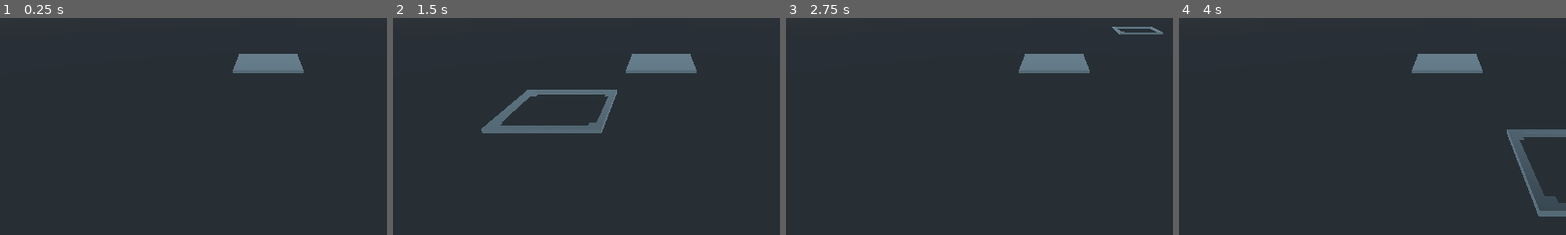
Above: before the commit, frames 1-4 (left to right).
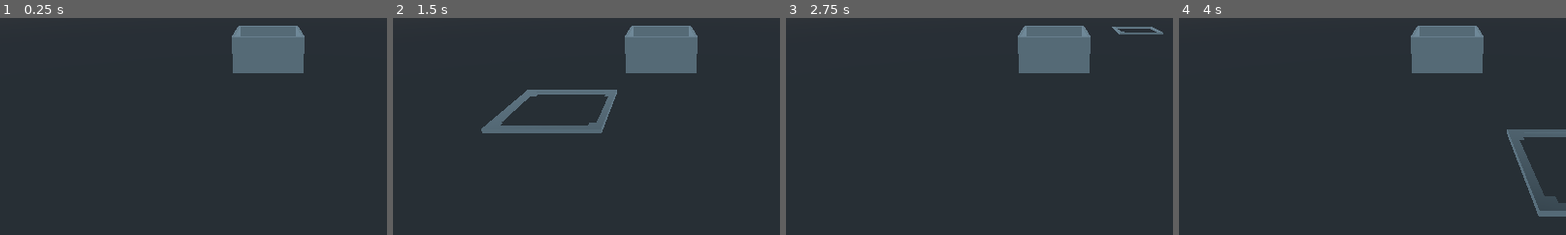
Above: after the commit, the same moments.

Repository: newnoiseworks/TowerStory
Game: Godot game, scene res://Scenes/Prototype.tscn
The game is run twice, just before and just after one commit, with the same random seed, the same clock (stepped at 60 frames per second) and the same inputs.
Inputs (mouse positions are % of the whole screen's width and height, from its top left):
- Up to frame 1 (0.25 s): no input
- Up to frame 2 (1.5 s): tap Enter (ui_accept) at 0.5, 0.77, 1.25 s; move the mouse to (72, 45) at 0.52 s; tap Alt at 0.6 s; click (72, 45) at 0.67 s; drag from (30, 55) to (45, 70) at 1.27 s
- Up to frame 3 (2.75 s): tap Enter (ui_accept) at 2 s; move the mouse to (60, 28) at 2.02 s; tap Shift at 2.1 s; click (60, 28) at 2.17 s
- Up to frame 4 (4 s): tap Enter (ui_accept) at 2.75, 3.5, 3.77 s; drag from (45, 70) to (20, 35) at 2.77 s; move the mouse to (80, 65) at 3.52 s; tap Ctrl at 3.6 s; click (80, 65) at 3.67 s
The pictures show only the part of the screen within x 15-65%, y 26-76%; the shares and areas given below are measured in that part.

The runs differ from the first frame. In frame 1, 2.5% of the frame differs, in the area x 59-79%, y 3-24%; in frame 2, 2.5%; in frame 3, 2.5%; in frame 4, 2.5%.

Commit message:
adds walls to floor area

Diff:
--- a/Scenes/Prototype.gd
+++ b/Scenes/Prototype.gd
@@ -6,7 +6,8 @@
 	{ # first indent level first story -- towers should always be ascending, no floating floors
 		0: { # first story x (tile)
 			0: { # first story z (tile)
-				"type": "floor"
+				"type": "floor",
+				# "object": godot object
 			}
 		}
 	}
@@ -25,6 +26,10 @@
 	for x in floor_data:
 		for z in floor_data[x]:
 			_add_floor_piece_at(global_transform.origin + Vector3(x, 0, z), true)
+
+	for x in floor_data:
+		for z in floor_data[x]:
+			_add_wall_to_piece_at_edges(x, z)
 
 
 func _on_floor_input_event(_camera, event, position, _normal, _shape_idx):
@@ -54,24 +59,50 @@
 	var x = int(target.x)
 	var z = int(target.z)
 
-	if !startup and !_can_add_floor_piece_at(x, z):
-		return
+	if !startup and !_can_add_floor_piece_at(x, z): return
 
 	if !floor_data.has(x): floor_data[x] = {}
 
-	floor_data[x][z] = { "type": "floor" }
+	var floor_piece = floor_piece_packed.instance()
 
-	var floor_piece = floor_piece_packed.instance()
+	floor_data[x][z] = {
+		"type": "floor",
+		"object": floor_piece
+	}
 
 	add_child(floor_piece)
 
 	floor_piece.global_transform.origin = target
 
+	_add_wall_to_piece_at_edges(x, z)
+
+	if !startup:
+		var edges = _is_piece_an_edge(x, z)
+
+		if edges[SIDE.XUP] == 0: _add_wall_to_piece_at_edges(x+MULTIPLE, z)
+		if edges[SIDE.XDOWN] == 0: _add_wall_to_piece_at_edges(x-MULTIPLE, z)
+		if edges[SIDE.ZUP] == 0: _add_wall_to_piece_at_edges(x, z+MULTIPLE)
+		if edges[SIDE.ZDOWN] == 0: _add_wall_to_piece_at_edges(x, z-MULTIPLE)
 
 
+func _add_wall_to_piece_at_edges(x: int, z:int):
+	var edges = _is_piece_an_edge(x, z)
+	var floor_piece = floor_data[x][z]["object"]
 
-func _add_wall_to_piece_at_edge():
-	pass
+	floor_piece.call("hide_walls")
+
+	if edges[SIDE.XUP] == 1:
+		floor_piece.call("add_wall_at_edge", SIDE.XUP)
+
+	if edges[SIDE.XDOWN] == 1:
+		floor_piece.call("add_wall_at_edge", SIDE.XDOWN)
+
+	if edges[SIDE.ZUP] == 1:
+		floor_piece.call("add_wall_at_edge", SIDE.ZUP)
+
+	if edges[SIDE.ZDOWN] == 1:
+		floor_piece.call("add_wall_at_edge", SIDE.ZDOWN)
+
 
 func _can_add_floor_piece_at(x: int, z: int)-> bool:
 	if floor_data.has(x) and floor_data[x].has(z):
--- /dev/null
+++ b/Scenes/bottomFloorPiece.gd
@@ -0,0 +1,8 @@
+extends Spatial
+
+func add_wall_at_edge(x: int):
+	find_node("wall%s" % x).show()
+
+func hide_walls():
+	for x in range(4):
+		find_node("wall%s" % x).hide()
--- a/Scenes/bottomFloorPiece.tscn
+++ b/Scenes/bottomFloorPiece.tscn
@@ -1,5 +1,24 @@
-[gd_scene load_steps=2 format=2]
+[gd_scene load_steps=4 format=2]
 
 [ext_resource path="res://FromBlender/bottomFloorPiece.glb" type="PackedScene" id=1]
+[ext_resource path="res://Scenes/bottomFloorPiece.gd" type="Script" id=2]
+[ext_resource path="res://Scenes/wall.tscn" type="PackedScene" id=3]
 
 [node name="bottomFloorPiece" instance=ExtResource( 1 )]
+script = ExtResource( 2 )
+
+[node name="wall0" parent="." index="1" instance=ExtResource( 3 )]
+transform = Transform( -4.37114e-08, 0, 1, 0, 1, 0, -1, 0, -4.37114e-08, 1, 0, 0 )
+visible = false
+
+[node name="wall1" parent="." index="2" instance=ExtResource( 3 )]
+transform = Transform( -4.37114e-08, 0, 1, 0, 1, 0, -1, 0, -4.37114e-08, -0.918394, 0, 0 )
+visible = false
+
+[node name="wall2" parent="." index="3" instance=ExtResource( 3 )]
+transform = Transform( 1, 0, 0, 0, 1, 0, 0, 0, 1, 0, 0, 1 )
+visible = false
+
+[node name="wall3" parent="." index="4" instance=ExtResource( 3 )]
+transform = Transform( 1, 0, 0, 0, 1, 0, 0, 0, 1, 0, 0, -1 )
+visible = false
